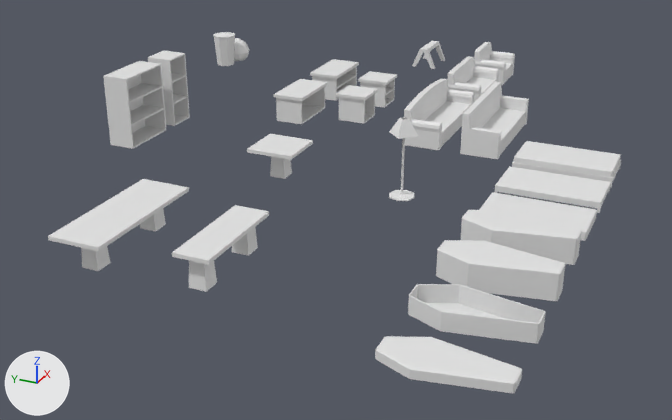
A saved change to the Blender file resources/data/furniture.blend.
Both versions are drawn from a 50 mm camera at (-11.9, -6.29, 5.52) aimed at (0.91, -0.52, -0.88). Arrows for +X, +Y and +Z are at lower left; the lights stay in place.

The first picture shows 'bedFrame01', 'bedMattressFrame01', 'bookshelf', 'coffin01', 'coffinClosed01', 'coffinComplex01', 'coffinLid01', 'consoleTable', 'couch01', 'couch02', 'diningTable', 'mattressSingle'.
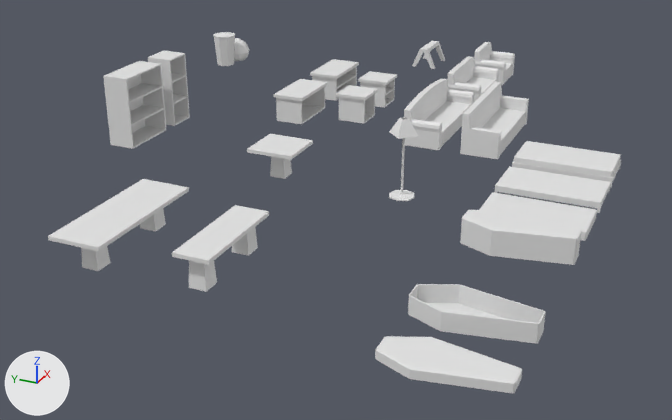
Patch to the scene script:
```diff
--- a/resources/data/furniture.blend.py
+++ b/resources/data/furniture.blend.py
@@ ob_coffincomplex01 @@
-ob_coffincomplex01 = bpy.data.objects.new('coffinComplex01', me_coffincomplex01)
-ob_coffincomplex01.location = (-2.0, -4.0, 0.0)
```

Where the change shows, as pixel boxes [x1, y1, x2, y2] in the pictures (672 x 420 px):
'coffinComplex01', deleted
    before: [436, 240, 565, 301]
